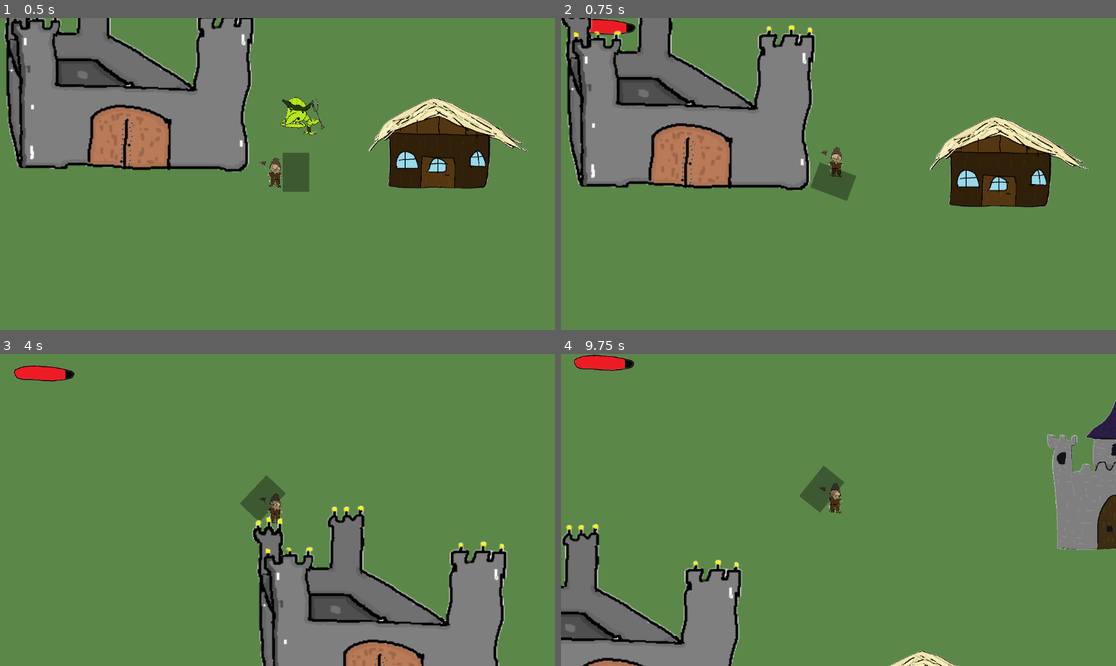
Above: before the commit, frames 1-4 (two rows, left to right).
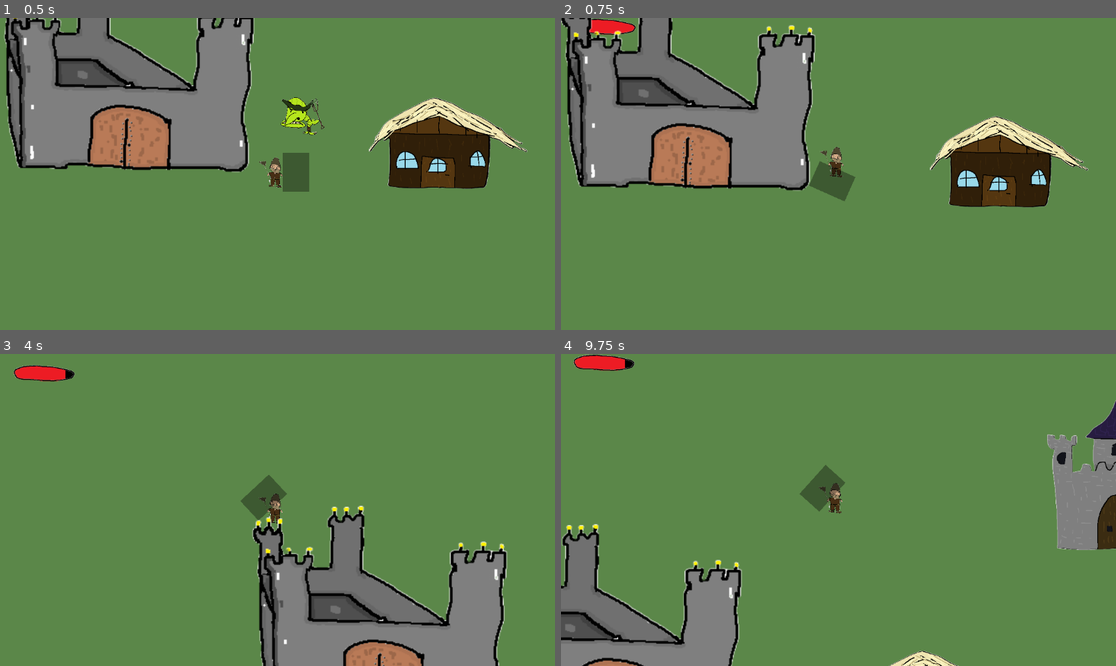
Above: after the commit, the same moments.

Repository: tombrons/godot-medspektiv
Game: Godot game, scene res://scenes/game.tscn
The game is run twice, just before and just after one commit, with the same random seed, the same clock (stepped at 60 frames per second) and the same inputs. The project has no main scene, so this scene is started directly.
Inputs (mouse positions are in pixels of both pictures, inside the frame that each line leads up to):
- Up to frame 1 (0.5 s): no input
- Up to frame 2 (0.75 s): move the mouse to (810, 236) at 0.52 s; press the mouse at (810, 236) at 0.53 s; hold W (up) from 0.53 s (still down)
- Up to frame 3 (4 s): move the mouse to (444, 556) at 1.27 s; release the mouse at (444, 556) at 1.28 s; click (444, 556) at 1.35 s; move the mouse to (111, 463) at 2.02 s; release W (up) at 2.03 s; hold Space (dash) 2.03-2.78 s; hold A (left) 2.03-3.53 s; click (111, 463) at 2.3 s; move the mouse to (305, 510) at 2.77 s; tap Shift (sprint) at 2.85 s; click (305, 510) at 3.05 s; move the mouse to (194, 432) at 3.52 s; press the mouse at (194, 432) at 3.53 s; hold S (down) from 3.53 s (still down)
- Up to frame 4 (9.75 s): move the mouse to (960, 494) at 4.27 s; release S (down) at 4.28 s; release the mouse at (960, 494) at 4.28 s; hold D (right) 4.28-5.03 s; click (960, 494) at 4.35 s; move the mouse to (727, 525) at 5.02 s; hold W (up) 5.03-5.78 s; hold Space (dash) 5.03-5.78 s; click (727, 525) at 5.3 s; move the mouse to (894, 441) at 5.77 s; hold D (right) 5.78-8.03 s; tap Shift (sprint) at 5.85, 8.85 s; click (894, 441) at 6.05 s; move the mouse to (810, 572) at 6.52 s; press the mouse at (810, 572) at 6.53 s; move the mouse to (1005, 556) at 7.27 s; release the mouse at (1005, 556) at 7.28 s; click (1005, 556) at 7.35 s; move the mouse to (672, 463) at 8.02 s; hold S (down) 8.03-8.78 s; hold Space (dash) 8.03-8.78 s; click (672, 463) at 8.3 s; move the mouse to (866, 510) at 8.77 s; hold A (left) 8.78-9.53 s; click (866, 510) at 9.05 s; move the mouse to (755, 432) at 9.52 s; press the mouse at (755, 432) at 9.53 s; hold W (up) from 9.53 s (still down)

Frame 1 is identical in both runs. In frame 2, less than 0.1% of the frame differs, in the area x 11-54%, y 1-59%; in frame 3, less than 0.1%; in frame 4, less than 0.1%.

Commit message:
sum things

Diff:
--- a/scripts/player.gd
+++ b/scripts/player.gd
@@ -4,7 +4,7 @@
 var move_type = "walk"
 var dash_going = false
 var health = 4
-
+var weapon_mode = "sword"
 
 
 func _physics_process(delta: float) -> void:
@@ -39,6 +39,8 @@
 	#you can attack when you press attack
 	if Input.is_action_pressed("attack"):
 		%weapon_slota.monitoring = true
+		await get_tree().create_timer(0.5).timeout
+		%weapon_slota.monitoring = false
 	else:
 		%weapon_slota.monitoring = false
 
